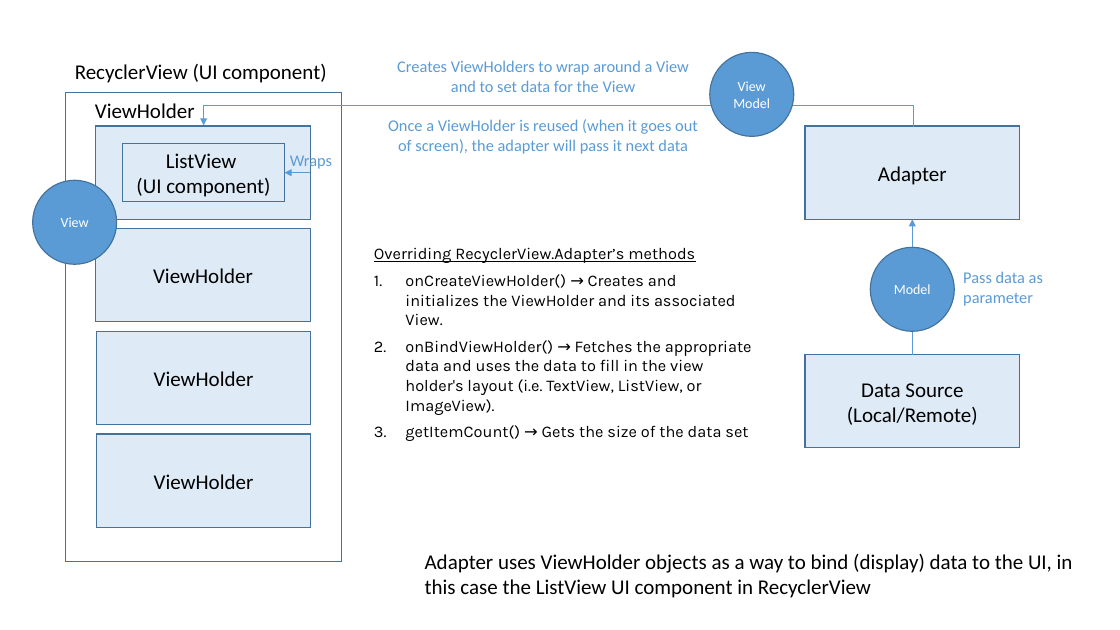
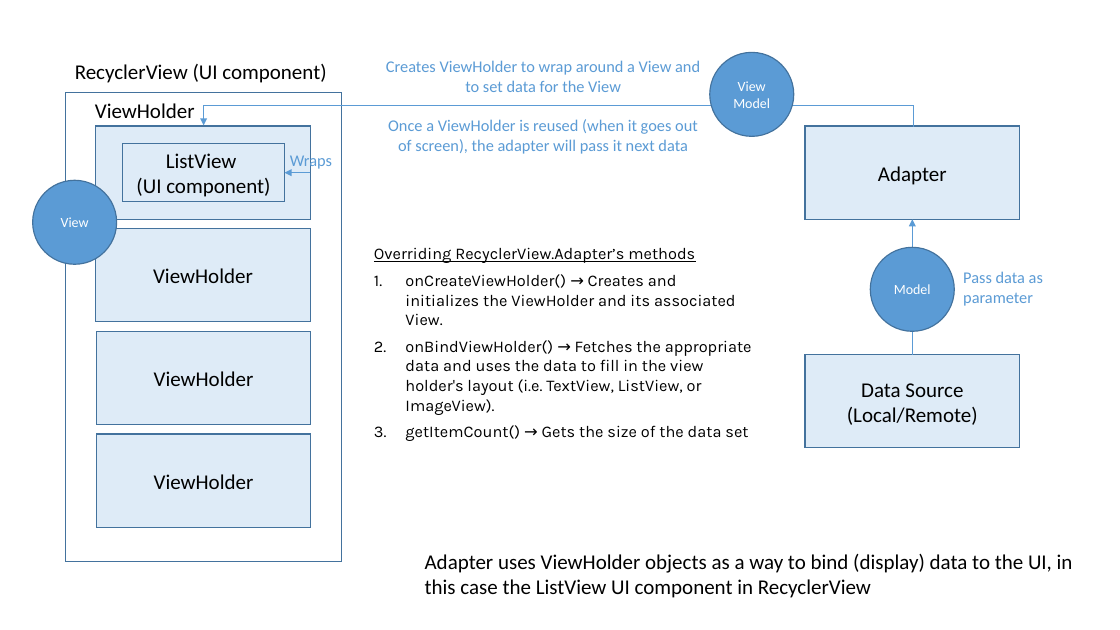
Before and after one commit to joellecorliss/Associate-Android-Developer, a slide deck: slide 36 of Android Basics in Kotlin.pptx (slide 27 before the commit). Drawn at 1120x630 pixels with LibreOffice and Linux fonts; fonts in the diff are those of the drawing. Boxes give left, top, right and bottom in pixels: in the first picture for what was removed or moved away, otherwise in the second. Text is boxed around its words. In the diff, an @@ line names an element or a change of style, - is before the commit and + after.

```diff
--- a/Android Basics in Kotlin.pptx
+++ b/Android Basics in Kotlin.pptx
@@ text at [386, 60, 700, 92]: text changed @@
-Creates ViewHolders to wrap around a View and to set data for the View
+Creates ViewHolder to wrap around a View and to set data for the View
```
Also in this commit, not shown: 6 other slides changed, 11 slides added, 1 slide removed.
